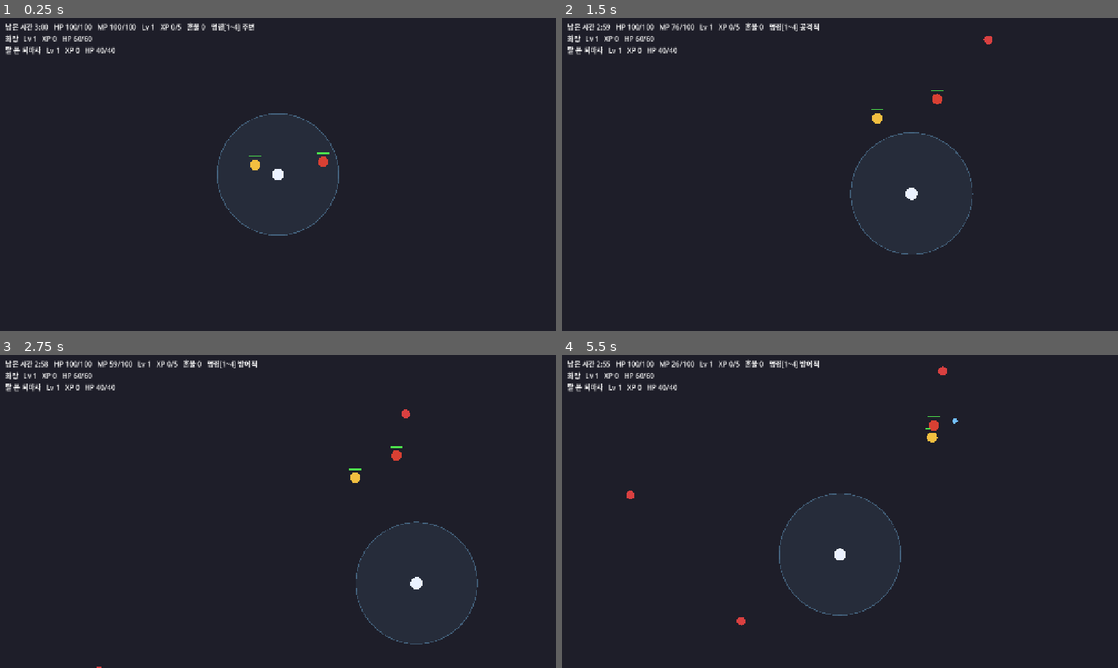
Above: before the commit, frames 1-4 (two rows, left to right).
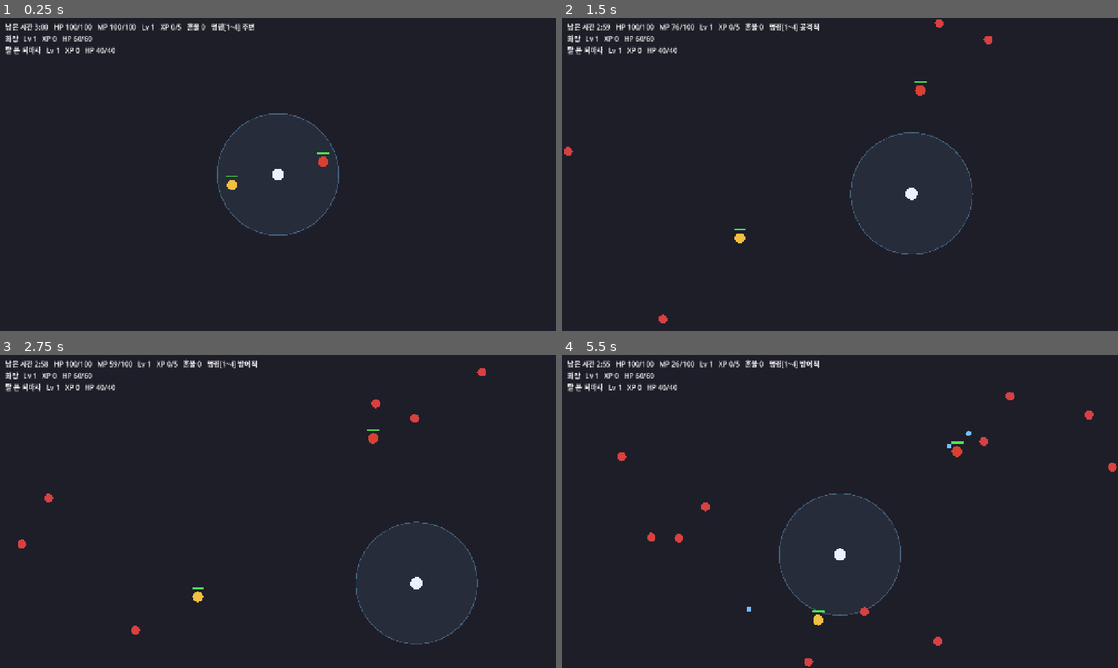
Above: after the commit, the same moments.

Repository: gyuha/gil-dong-mu
Game: Godot game, scene res://scenes/main.tscn
The game is run twice, just before and just after one commit, with the same random seed, the same clock (stepped at 60 frames per second) and the same inputs.
Inputs (mouse positions are in pixels of both pictures, inside the frame that each line leads up to):
- Up to frame 1 (0.25 s): no input
- Up to frame 2 (1.5 s): move the mouse to (962, 158) at 0.52 s; hold D 0.53-1.28 s; hold 1 0.53-1.28 s; click (962, 158) at 0.67 s; tap Space at 0.77 s; move the mouse to (728, 190) at 1.27 s; hold S from 1.28 s (still down); tap 2 at 1.35 s
- Up to frame 3 (2.75 s): tap Space at 1.52 s; move the mouse to (333, 442) at 2.02 s; release S at 2.03 s; hold D from 2.03 s (still down); hold 3 from 2.03 s (still down)
- Up to frame 4 (5.5 s): move the mouse to (812, 574) at 2.77 s; release D at 2.78 s; release 3 at 2.78 s; hold W 2.78-3.53 s; tap 4 at 2.85 s; click (812, 574) at 2.92 s; tap Space at 3.02, 3.77, 4.52 s; move the mouse to (1006, 558) at 3.52 s; hold 1 3.53-4.28 s; hold A 3.53-5.03 s; move the mouse to (673, 464) at 4.27 s; tap 2 at 4.35 s; move the mouse to (867, 511) at 5.02 s; hold S from 5.03 s (still down); hold 3 from 5.03 s (still down); click (867, 511) at 5.17 s

The runs differ from the first frame. In frame 1, 0.1% of the frame differs, in the area x 40-47%, y 44-55%; in frame 2, 0.3%; in frame 3, 0.5%; in frame 4, 0.8%, in the area x 10-100%, y 3-100%.

Commit message:
feat(s5): 적 밀도 체감 2배 — 스폰 곡선 기준선 상수를 SpawnCurve로 모아 잡귀 0.8→0.35s·2→5마리, 창귀 4→2s로 조정
Co-Authored-By: Claude Fable 5 <noreply@anthropic.com>

Diff:
--- a/scripts/logic/spawn_curve.gd
+++ b/scripts/logic/spawn_curve.gd
@@ -1,6 +1,14 @@
 # 스폰 강도 곡선 — 밤 경과 시간에 따라 스폰 주기를 줄이고 동시 스폰 수를 늘린다.
 # 노드 비의존 순수 로직. 경과 시간은 램프 구간 [0, ramp_time] 에 클램프된다.
 extends RefCounted
+
+# 기준선 상수 — 적 밀도 체감 2배(S5). 플레이 판정 후 재조정 전제.
+const JAPGWI_BASE_INTERVAL := 0.8
+const JAPGWI_MIN_INTERVAL := 0.35
+const JAPGWI_BASE_BATCH := 2
+const JAPGWI_MAX_BATCH := 5
+const CHANGGWI_BASE_INTERVAL := 4.0
+const CHANGGWI_MIN_INTERVAL := 2.0
 
 
 # 스폰 주기 — base 에서 min_interval 로 선형 감소.
--- a/scripts/main.gd
+++ b/scripts/main.gd
@@ -17,13 +17,8 @@
 const ResultUi = preload("res://scripts/result_ui.gd")
 
 # 스폰 곡선 — 밤이 깊어질수록 주기가 줄고(잡귀는 수도 늘어) 압박이 세진다.
-const JAPGWI_BASE_INTERVAL := 1.5
-const JAPGWI_MIN_INTERVAL := 0.6
-const JAPGWI_BASE_BATCH := 1
-const JAPGWI_MAX_BATCH := 3
+# 곡선 상수는 SpawnCurve(scripts/logic/spawn_curve.gd) 기준선을 쓴다.
 const CHANGGWI_FIRST_DELAY := 10.0  # 첫 창귀까지 여유 — 초반에 전선이 자리잡을 시간
-const CHANGGWI_BASE_INTERVAL := 8.0
-const CHANGGWI_MIN_INTERVAL := 4.0
 const SPAWN_MARGIN := 40.0
 const ARENA := Vector2(1280, 720)
 const DRAFT_CHOICES := 3
@@ -81,17 +76,20 @@
 	_spawn_timer -= delta
 	if _spawn_timer <= 0.0:
 		_spawn_timer = SpawnCurve.interval(
-			JAPGWI_BASE_INTERVAL, JAPGWI_MIN_INTERVAL, _night_time, Night.DURATION,
+			SpawnCurve.JAPGWI_BASE_INTERVAL, SpawnCurve.JAPGWI_MIN_INTERVAL,
+			_night_time, Night.DURATION,
 		)
 		var batch := SpawnCurve.batch_count(
-			JAPGWI_BASE_BATCH, JAPGWI_MAX_BATCH, _night_time, Night.DURATION,
+			SpawnCurve.JAPGWI_BASE_BATCH, SpawnCurve.JAPGWI_MAX_BATCH,
+			_night_time, Night.DURATION,
 		)
 		for i in batch:
 			_spawn_japgwi()
 	_changgwi_timer -= delta
 	if _changgwi_timer <= 0.0:
 		_changgwi_timer = SpawnCurve.interval(
-			CHANGGWI_BASE_INTERVAL, CHANGGWI_MIN_INTERVAL, _night_time, Night.DURATION,
+			SpawnCurve.CHANGGWI_BASE_INTERVAL, SpawnCurve.CHANGGWI_MIN_INTERVAL,
+			_night_time, Night.DURATION,
 		)
 		_spawn_changgwi()
 	var text := "남은 시간 %s   HP %d/%d   MP %d/%d   Lv %d   XP %d/%d   혼불 %d   명령[1~4] %s" % [
--- a/test/smoke_s6.gd
+++ b/test/smoke_s6.gd
@@ -42,6 +42,10 @@
 		var munyeo: Node2D = get_node_or_null("/root/Main/Munyeo")
 		if munyeo == null:
 			return
+		# 검증 대상은 구출 배선이지 무녀 생존이 아니다(헤더 참고 — 압박 자연 발생은 수동 검증).
+		# 적 밀도 2배(S5) + 비공격 무녀 조합에서 잡귀 접촉 누적사로 밤이 패배 종료되어
+		# 결과 화면 정지에 갇히는 플레이크를 막기 위해 무녀 HP를 채워 유지한다.
+		munyeo.hp = munyeo.max_hp
 		_capture_companions()
 		if not _captured:
 			return
--- a/test/test_spawn_curve.gd
+++ b/test/test_spawn_curve.gd
@@ -2,6 +2,7 @@
 # 규칙: 밤 경과 시간에 따라 스폰 주기는 base→min 으로 선형 감소,
 # 한 번에 스폰하는 수는 base→max 로 선형 증가(소수점 내림).
 # 경과 시간은 램프 구간 [0, ramp_time] 에 클램프된다.
+# 기준선(밀도 체감 2배, S5): 잡귀 0.8→0.35s·2→5마리, 창귀 4→2s.
 extends "res://test/test_case.gd"
 
 const SpawnCurve = preload("res://scripts/logic/spawn_curve.gd")
@@ -9,43 +10,144 @@
 const RAMP := 180.0
 
 
+# --- 기준선 상수 (plan: 적 밀도 체감 2배) ---
+
+
+func test_japgwi_baseline_constants() -> void:
+	assert_almost_eq(SpawnCurve.JAPGWI_BASE_INTERVAL, 0.8)
+	assert_almost_eq(SpawnCurve.JAPGWI_MIN_INTERVAL, 0.35)
+	assert_eq(SpawnCurve.JAPGWI_BASE_BATCH, 2)
+	assert_eq(SpawnCurve.JAPGWI_MAX_BATCH, 5)
+
+
+func test_changgwi_baseline_constants() -> void:
+	assert_almost_eq(SpawnCurve.CHANGGWI_BASE_INTERVAL, 4.0)
+	assert_almost_eq(SpawnCurve.CHANGGWI_MIN_INTERVAL, 2.0)
+
+
+# --- 잡귀 스폰 주기 곡선 ---
+
+
 func test_interval_at_start_is_base() -> void:
-	assert_almost_eq(SpawnCurve.interval(1.5, 0.5, 0.0, RAMP), 1.5)
+	assert_almost_eq(
+		SpawnCurve.interval(
+			SpawnCurve.JAPGWI_BASE_INTERVAL, SpawnCurve.JAPGWI_MIN_INTERVAL, 0.0, RAMP,
+		),
+		0.8,
+	)
 
 
 func test_interval_at_ramp_end_is_min() -> void:
-	assert_almost_eq(SpawnCurve.interval(1.5, 0.5, RAMP, RAMP), 0.5)
+	assert_almost_eq(
+		SpawnCurve.interval(
+			SpawnCurve.JAPGWI_BASE_INTERVAL, SpawnCurve.JAPGWI_MIN_INTERVAL, RAMP, RAMP,
+		),
+		0.35,
+	)
 
 
 func test_interval_midpoint_is_average() -> void:
-	assert_almost_eq(SpawnCurve.interval(1.5, 0.5, 90.0, RAMP), 1.0)
+	assert_almost_eq(
+		SpawnCurve.interval(
+			SpawnCurve.JAPGWI_BASE_INTERVAL, SpawnCurve.JAPGWI_MIN_INTERVAL, 90.0, RAMP,
+		),
+		0.575,
+	)
 
 
 func test_interval_clamps_beyond_ramp() -> void:
-	assert_almost_eq(SpawnCurve.interval(1.5, 0.5, 999.0, RAMP), 0.5)
+	assert_almost_eq(
+		SpawnCurve.interval(
+			SpawnCurve.JAPGWI_BASE_INTERVAL, SpawnCurve.JAPGWI_MIN_INTERVAL, 999.0, RAMP,
+		),
+		0.35,
+	)
 
 
 func test_interval_clamps_negative_elapsed() -> void:
-	assert_almost_eq(SpawnCurve.interval(1.5, 0.5, -10.0, RAMP), 1.5)
+	assert_almost_eq(
+		SpawnCurve.interval(
+			SpawnCurve.JAPGWI_BASE_INTERVAL, SpawnCurve.JAPGWI_MIN_INTERVAL, -10.0, RAMP,
+		),
+		0.8,
+	)
+
+
+# --- 창귀 스폰 주기 곡선 ---
+
+
+func test_changgwi_interval_at_start_is_base() -> void:
+	assert_almost_eq(
+		SpawnCurve.interval(
+			SpawnCurve.CHANGGWI_BASE_INTERVAL, SpawnCurve.CHANGGWI_MIN_INTERVAL, 0.0, RAMP,
+		),
+		4.0,
+	)
+
+
+func test_changgwi_interval_at_ramp_end_is_min() -> void:
+	assert_almost_eq(
+		SpawnCurve.interval(
+			SpawnCurve.CHANGGWI_BASE_INTERVAL, SpawnCurve.CHANGGWI_MIN_INTERVAL, RAMP, RAMP,
+		),
+		2.0,
+	)
+
+
+func test_changgwi_interval_midpoint_is_average() -> void:
+	assert_almost_eq(
+		SpawnCurve.interval(
+			SpawnCurve.CHANGGWI_BASE_INTERVAL, SpawnCurve.CHANGGWI_MIN_INTERVAL, 90.0, RAMP,
+		),
+		3.0,
+	)
+
+
+# --- 잡귀 동시 스폰 수 곡선 ---
 
 
 func test_batch_count_at_start_is_base() -> void:
-	assert_eq(SpawnCurve.batch_count(1, 3, 0.0, RAMP), 1)
+	assert_eq(
+		SpawnCurve.batch_count(
+			SpawnCurve.JAPGWI_BASE_BATCH, SpawnCurve.JAPGWI_MAX_BATCH, 0.0, RAMP,
+		),
+		2,
+	)
 
 
 func test_batch_count_at_ramp_end_is_max() -> void:
-	assert_eq(SpawnCurve.batch_count(1, 3, RAMP, RAMP), 3)
+	assert_eq(
+		SpawnCurve.batch_count(
+			SpawnCurve.JAPGWI_BASE_BATCH, SpawnCurve.JAPGWI_MAX_BATCH, RAMP, RAMP,
+		),
+		5,
+	)
 
 
 func test_batch_count_midpoint_floors() -> void:
-	# lerp(1, 3, 0.5) = 2.0 — 내림으로 2
-	assert_eq(SpawnCurve.batch_count(1, 3, 90.0, RAMP), 2)
+	# lerp(2, 5, 0.5) = 3.5 — 내림으로 3
+	assert_eq(
+		SpawnCurve.batch_count(
+			SpawnCurve.JAPGWI_BASE_BATCH, SpawnCurve.JAPGWI_MAX_BATCH, 90.0, RAMP,
+		),
+		3,
+	)
 
 
 func test_batch_count_just_before_ramp_end_floors() -> void:
-	# lerp(1, 3, 179/180) ≈ 2.99 — 내림으로 2
-	assert_eq(SpawnCurve.batch_count(1, 3, 179.0, RAMP), 2)
+	# lerp(2, 5, 179/180) ≈ 4.98 — 내림으로 4
+	assert_eq(
+		SpawnCurve.batch_count(
+			SpawnCurve.JAPGWI_BASE_BATCH, SpawnCurve.JAPGWI_MAX_BATCH, 179.0, RAMP,
+		),
+		4,
+	)
 
 
 func test_batch_count_clamps_beyond_ramp() -> void:
-	assert_eq(SpawnCurve.batch_count(1, 3, 999.0, RAMP), 3)
+	assert_eq(
+		SpawnCurve.batch_count(
+			SpawnCurve.JAPGWI_BASE_BATCH, SpawnCurve.JAPGWI_MAX_BATCH, 999.0, RAMP,
+		),
+		5,
+	)
